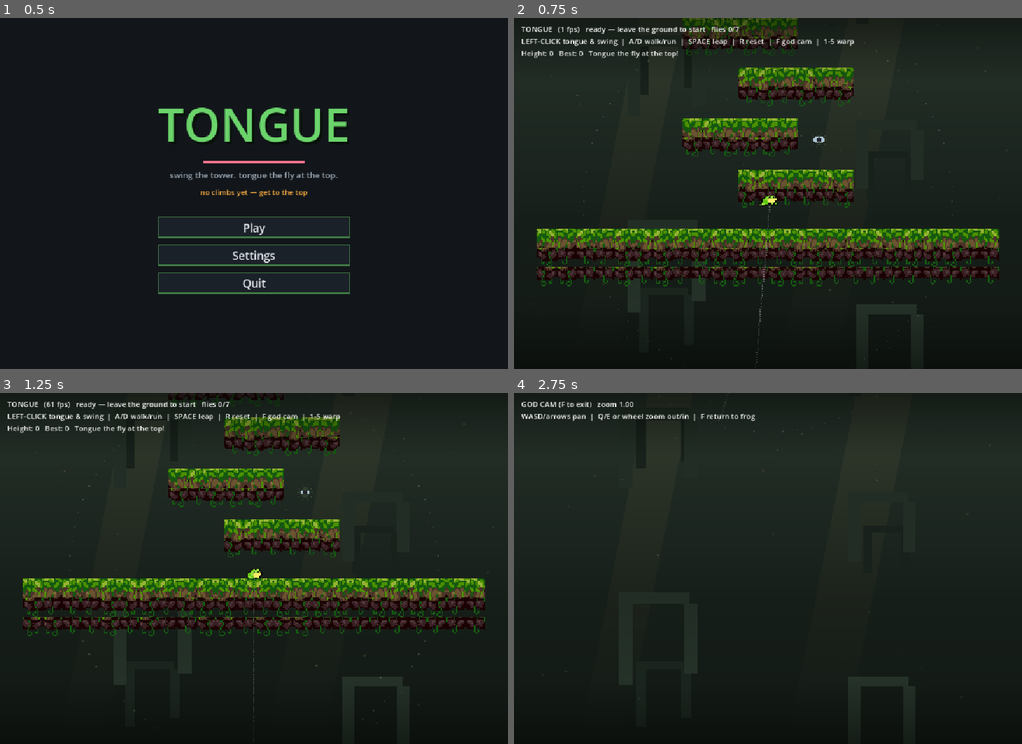
Above: before the commit, frames 1-4 (two rows, left to right).
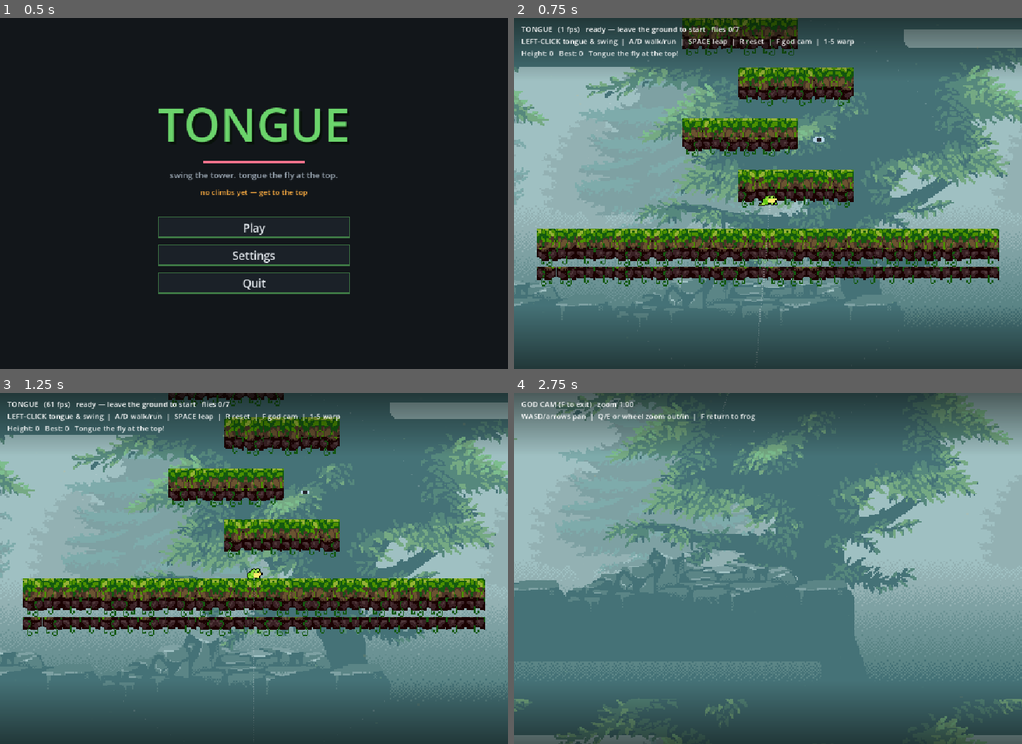
Above: after the commit, the same moments.

Repository: asg86260/Tongue
Game: Godot game, scene res://Title.tscn
Two runs of this game, one before a commit and one after it. Both use one fixed random seed, a clock stepped at 60 frames per second and the inputs below.
Inputs (mouse positions are in pixels of both pictures, inside the frame that each line leads up to):
- Up to frame 1 (0.5 s): no input
- Up to frame 2 (0.75 s): click "Play" at 0.5 s
- Up to frame 3 (1.25 s): no input
- Up to frame 4 (2.75 s): tap Enter at 1.25 s; move the mouse to (879, 550) at 1.27 s; press the mouse at (879, 550) at 1.28 s; hold D (move_right) 1.28-2.03 s; tap Space (jump) at 1.52, 1.82, 2.27, 2.57 s; move the mouse to (666, 586) at 2.02 s; release the mouse at (666, 586) at 2.03 s; hold S (move_down) from 2.03 s (still down); tap F (godcam) at 2.1 s; click (666, 586) at 2.17 s

Frame 1 is identical in both runs. In frame 2, 80% of the frame differs, in the area x 0-100%, y 0-100%; in frame 3, 81%; in frame 4, 100%.

Commit message:
Jump-King-style layered parallax background (Ansimuz mist-forest)
Replace the procedural silhouette backdrop with a real ParallaxBackground using
the Ansimuz mist-forest layers (back / back-trees / tree / rocks) — same art
family as the platform tiles, so it's cohesive. Far layers barely move, nearer
layers drift more as you climb; each tiles infinitely via motion_mirroring.

Co-Authored-By: Claude Opus 4.8 <noreply@anthropic.com>

Diff:
--- a/Backdrop.gd
+++ b/Backdrop.gd
@@ -1,86 +1,32 @@
-extends Control
+extends ParallaxBackground
 
-# Procedural "overgrown ruins" backdrop. A Control (so it can draw) that Game parents
-# under a CanvasLayer(layer -10) so it sits behind the world and ignores the camera.
-# Gradient sky (deep base, hazy light up top — you climb toward the light), two parallax
-# layers of ruined stone gateways receding into mist, and slow amber light-shafts.
-# Reads `target` (the player) for parallax scroll.
+# Jump-King-style layered parallax, built from the Ansimuz mist-forest background
+# (same art family as the platform tiles, so it's cohesive). ParallaxBackground
+# auto-follows the active Camera2D; each layer tiles infinitely via motion_mirroring.
+# Far layers barely move; nearer layers drift more as you climb.
 
-var target: Node2D        # the frog — its position drives parallax
-var t := 0.0
-
-# overgrown-ruins palette: deep green base, dusty lit haze above, stone-grey ruins, amber light
-const SKY_TOP := Color("27332b")   # hazy, lit (climbing toward it)
-const SKY_BOT := Color("0b100d")   # deep dark base
-const RUIN_FAR := Color("18211b")  # distant stone, barely above the sky
-const RUIN_MID := Color("222e25")  # nearer stone
-const MIST := Color(0.36, 0.46, 0.40, 0.10)
+const L_BACK := preload("res://assets/bg/mist-back.png")
+const L_BACKTREES := preload("res://assets/bg/mist-back-trees.png")
+const L_TREE := preload("res://assets/bg/mist-tree.png")
+const L_ROCKS := preload("res://assets/bg/mist-rocks.png")
 
 func _ready() -> void:
-	set_anchors_preset(Control.PRESET_FULL_RECT)
-	mouse_filter = Control.MOUSE_FILTER_IGNORE
-	set_process(true)
+	layer = -10   # ParallaxBackground is a CanvasLayer — sit behind the world
+	# far → near: motion_scale grows so nearer layers parallax more
+	_layer(L_BACK, Vector2(0.10, 0.06), 3.4)
+	_layer(L_BACKTREES, Vector2(0.16, 0.10), 3.4)
+	_layer(L_TREE, Vector2(0.26, 0.16), 3.2)
+	_layer(L_ROCKS, Vector2(0.40, 0.26), 3.0)
 
-func _process(d: float) -> void:
-	t += d
-	queue_redraw()
-
-func _draw() -> void:
-	var vp := get_viewport().get_visible_rect().size
-	var cam := target.global_position if target else Vector2.ZERO
-
-	# sky gradient (top lighter)
-	draw_polygon(
-		PackedVector2Array([Vector2(0, 0), Vector2(vp.x, 0), Vector2(vp.x, vp.y), Vector2(0, vp.y)]),
-		PackedColorArray([SKY_TOP, SKY_TOP, SKY_BOT, SKY_BOT]))
-
-	# drifting amber light-shafts (god rays from above)
-	for i in 3:
-		var sx := fmodp(i * 0.41 * vp.x + t * 9.0, vp.x + 360.0) - 180.0
-		var w := 70.0 + i * 26.0
-		var skew := 150.0
-		var top := Color(0.96, 0.78, 0.42, 0.06)
-		var bot := Color(0.96, 0.78, 0.42, 0.0)
-		draw_polygon(
-			PackedVector2Array([Vector2(sx, 0), Vector2(sx + w, 0),
-				Vector2(sx + w - skew, vp.y), Vector2(sx - skew, vp.y)]),
-			PackedColorArray([top, top, bot, bot]))
-
-	# parallax ruin layers (gateways receding up the tower) — gentle drift
-	_ruin_layer(vp, cam, 0.05, 540.0, 0.70, RUIN_FAR)
-	_ruin_layer(vp, cam, 0.13, 400.0, 1.0, RUIN_MID)
-
-	# soft mist band low on screen
-	draw_polygon(
-		PackedVector2Array([Vector2(0, vp.y * 0.6), Vector2(vp.x, vp.y * 0.6),
-			Vector2(vp.x, vp.y), Vector2(0, vp.y)]),
-		PackedColorArray([Color(MIST.r, MIST.g, MIST.b, 0.0), Color(MIST.r, MIST.g, MIST.b, 0.0), MIST, MIST]))
-
-# a vertically-tiled layer of broken stone gateways, parallax-scrolled by the camera.
-# Each gateway's shape is seeded by its ABSOLUTE world tile index, so shapes stay fixed
-# and only slide as you climb (no morphing when the scroll wraps).
-func _ruin_layer(vp: Vector2, cam: Vector2, f: float, period: float, scale: float, col: Color) -> void:
-	var scroll := cam.y * f
-	var ox := -cam.x * f * 0.5
-	var base := int(floor(scroll / period))
-	var rows := int(vp.y / period) + 3
-	for k in range(-1, rows):
-		var tile := base + k                       # absolute, world-anchored
-		var y := tile * period - scroll + 60.0     # smooth projection to screen
-		# two gateways per row, staggered, each with a stable per-tile shape
-		_gateway(vp.x * 0.30 + ox, y, scale, col, tile)
-		_gateway(vp.x * 0.74 + ox, y + period * 0.45, scale * 0.85, col, tile * 7 + 3)
-
-# a ruined stone gateway silhouette: two pillars + a broken lintel
-func _gateway(cx: float, y: float, s: float, col: Color, seed: int) -> void:
-	var pw := 30.0 * s
-	var ph := (150.0 + posmod(seed, 3) * 26.0) * s
-	var gap := 110.0 * s
-	draw_rect(Rect2(cx - gap * 0.5 - pw, y, pw, ph), col)
-	draw_rect(Rect2(cx + gap * 0.5, y, pw, ph * 0.86), col)   # one pillar broken shorter
-	# lintel across the top, with a chunk missing on the right (ruined)
-	draw_rect(Rect2(cx - gap * 0.5 - pw, y - 24.0 * s, gap + pw * 1.4, 24.0 * s), col)
-
-# positive modulo (GDScript fmod can return negative)
-static func fmodp(a: float, b: float) -> float:
-	return fmod(fmod(a, b) + b, b)
+func _layer(tex: Texture2D, motion: Vector2, scl: float) -> void:
+	var pl := ParallaxLayer.new()
+	pl.motion_scale = motion
+	var spr := Sprite2D.new()
+	spr.texture = tex
+	spr.centered = false
+	spr.texture_filter = CanvasItem.TEXTURE_FILTER_NEAREST
+	spr.scale = Vector2(scl, scl)
+	pl.add_child(spr)
+	# tile infinitely in both axes so it always fills, regardless of climb height
+	pl.motion_mirroring = Vector2(tex.get_width() * scl, tex.get_height() * scl)
+	add_child(pl)
--- a/Game.gd
+++ b/Game.gd
@@ -58,12 +58,7 @@
 func _ready() -> void:
 	_build_level()
 	_build_player()
-	var bg_layer := CanvasLayer.new()
-	bg_layer.layer = -10
-	add_child(bg_layer)
-	var backdrop := BackdropScene.new()
-	backdrop.target = player
-	bg_layer.add_child(backdrop)
+	add_child(BackdropScene.new())   # ParallaxBackground; follows the camera, sits at layer -10
 	var fg_layer := CanvasLayer.new()
 	fg_layer.layer = 1               # in front of the world, below the HUD (layer 2)
 	add_child(fg_layer)
Binary file added: assets/bg/mist-back-trees.png
Not shown, added: assets/bg/mist-back-trees.png.import
Binary file added: assets/bg/mist-back.png
Not shown, added: assets/bg/mist-back.png.import
Binary file added: assets/bg/mist-rocks.png
Not shown, added: assets/bg/mist-rocks.png.import
Binary file added: assets/bg/mist-tree.png
Not shown, added: assets/bg/mist-tree.png.import
